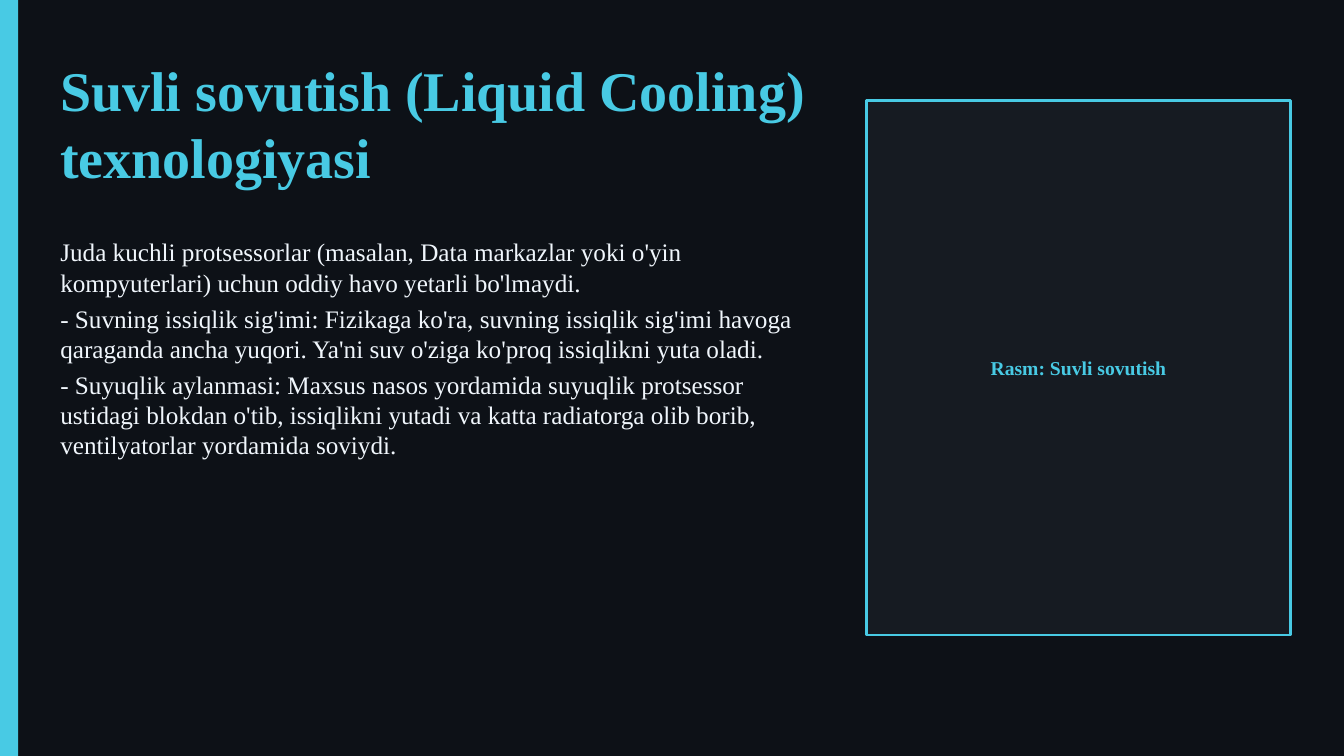
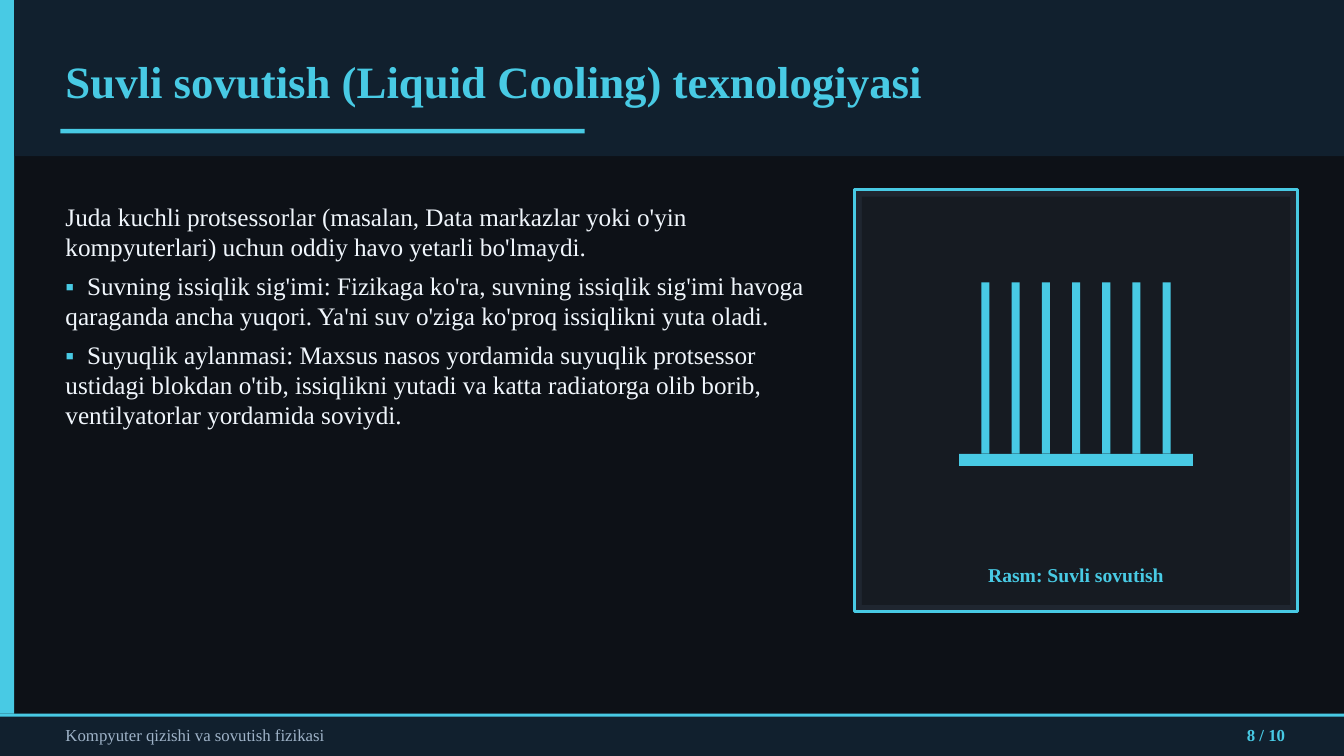
Before and after one commit to dasturland/kerak_taqdimot, a slide deck: slide 8 of taqdimot.pptx. Drawn at 1344x756 pixels with LibreOffice and Linux fonts; fonts in the diff are those of the drawing. Boxes give left, top, right and bottom in pixels: in the first picture for what was removed or moved away, otherwise in the second. Text is boxed around its words. In the diff, an @@ line names an element or a change of style, - is before the commit and + after.

Commit message:
feat: professional redesign of Uzbek CPU cooling PPTX with header/footer bands, bullet markers, framed image panels and drawn chip/heatsink placeholder motifs

```diff
--- a/taqdimot.pptx
+++ b/taqdimot.pptx
@@ rectangle: place and size @@
-rectangle at bbox=[0, 0, 18, 756]
+rectangle at bbox=[0, 0, 14, 756]
@@ rectangle added at bbox=[14, 0, 1344, 156], fill #11202E @@
@@ text "Suvli sovutish (Liquid Cooling) texnologiyasi" at bbox=[65, 67, 922, 108]: size 40 to 32 pt; less space between paragraphs; vertical alignment top to middle @@
@@ rectangle added at bbox=[60, 129, 585, 133], fill #48CAE4 @@
@@ text "Juda kuchli protsessorlar (masalan, Data ...": place and size @@
-text "Juda kuchli protsessorlar (masalan, Data ..." at bbox=[60, 243, 792, 460]
+text "Juda kuchli protsessorlar (masalan, Data ..." at bbox=[65, 208, 804, 430]
@@ text at bbox=[65, 208, 686, 262]: more space between paragraphs @@
@@ rectangle added at bbox=[855, 190, 1298, 612], fill #1F2630, outline #48CAE4 2.25 pt @@
@@ rectangle added at bbox=[862, 197, 1291, 605], fill #161B22 @@
@@ text at bbox=[65, 277, 804, 430]: text changed @@
-- Suvning issiqlik sig'imi: Fizikaga ko'ra, suvning issiqlik sig'imi havoga qaraganda ancha yuqori. Ya'ni suv o'ziga ko'proq issiqlikni yuta oladi.
-- Suyuqlik aylanmasi: Maxsus nasos yordamida suyuqlik protsessor ustidagi blokdan o'tib, issiqlikni yutadi va katta radiatorga olib borib, ventilyatorlar yordamida soviydi.
+▪ Suvning issiqlik sig'imi: Fizikaga ko'ra, suvning issiqlik sig'imi havoga qaraganda ancha yuqori. Ya'ni suv o'ziga ko'proq issiqlikni yuta oladi.
+▪ Suyuqlik aylanmasi: Maxsus nasos yordamida suyuqlik protsessor ustidagi blokdan o'tib, issiqlikni yutadi va katta radiatorga olib borib, ventilyatorlar yordamida soviydi.
@@ rectangle added at bbox=[981, 282, 989, 454], fill #48CAE4 @@
@@ rectangle added at bbox=[1012, 282, 1020, 454], fill #48CAE4 @@
@@ rectangle added at bbox=[1043, 282, 1051, 454], fill #48CAE4 @@
@@ rectangle added at bbox=[1072, 282, 1080, 454], fill #48CAE4 @@
@@ rectangle added at bbox=[1103, 282, 1111, 454], fill #48CAE4 @@
@@ rectangle added at bbox=[1132, 282, 1140, 454], fill #48CAE4 @@
@@ rectangle added at bbox=[1164, 282, 1172, 454], fill #48CAE4 @@
@@ rectangle added at bbox=[960, 454, 1194, 466], fill #48CAE4 @@
@@ text "Rasm: Suvli sovutish": place and size @@
-text "Rasm: Suvli sovutish" at bbox=[867, 101, 1291, 635]
+text "Rasm: Suvli sovutish" at bbox=[988, 568, 1164, 582]
@@ text "Rasm: Suvli sovutish" at bbox=[988, 568, 1164, 582]: less space between paragraphs; fill #161B22 to none; outline #48CAE4 2 pt to none @@
@@ rectangle added at bbox=[0, 714, 1344, 756], fill #11202E @@
@@ rectangle added at bbox=[0, 714, 1344, 717], fill #48CAE4 @@
@@ text added at bbox=[65, 729, 324, 745], 12 pt, text #9FB3C8 @@
+Kompyuter qizishi va sovutish fizikasi
@@ text added at bbox=[1247, 730, 1285, 741], 12 pt, text #48CAE4, bold @@
+8 / 10
```
Also in this commit, not shown: 9 other slides changed, 2 other files.
